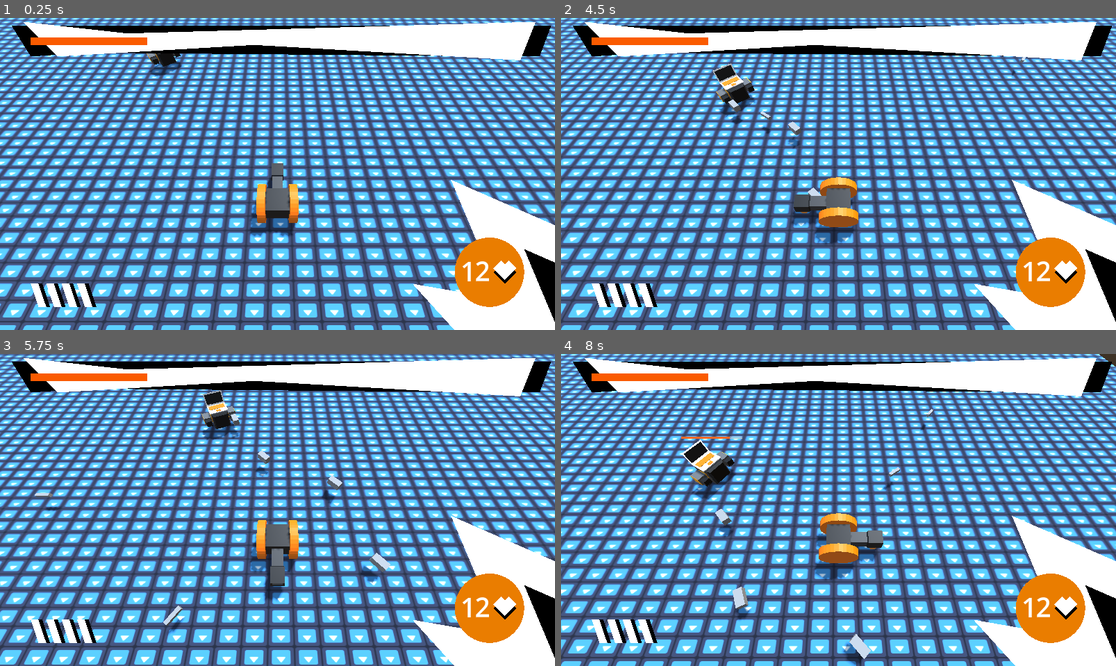
Above: before the commit, frames 1-4 (two rows, left to right).
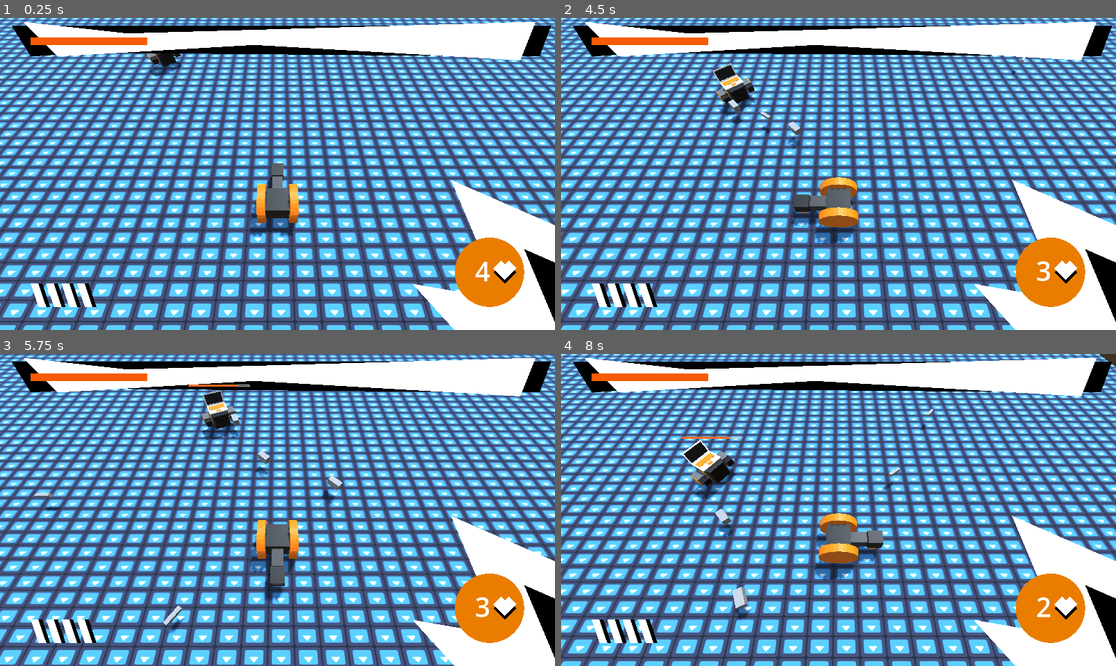
Above: after the commit, the same moments.

Repository: Username4D/Frameclash
Game: Godot game, scene res://scenes/arena_scene.tscn
Two runs of this game, one before a commit and one after it. Both use one fixed random seed, a clock stepped at 60 frames per second and the inputs below. The engine's default icon, where the game draws it, is replaced by a stand-in: a white triangle on a blue panel in a dark square.
Inputs:
- Up to frame 1 (0.25 s): no input
- Up to frame 2 (4.5 s): hold Right (ui_right) 0.53-1.28 s; tap Space (shoot) every 0.75 s from 0.6 to 4.35 s; hold Down (ui_down) 1.28-2.03 s; hold Right (ui_right) 2.03-2.78 s; hold Up (ui_up) 2.78-3.53 s; hold Left (ui_left) from 3.53 s (still down)
- Up to frame 3 (5.75 s): release Left (ui_left) at 5.03 s; hold Down (ui_down) from 5.03 s (still down); tap Space (shoot) at 5.1 s
- Up to frame 4 (8 s): release Down (ui_down) at 5.78 s; hold Right (ui_right) 5.78-6.53 s; tap Space (shoot) at 5.85, 6.6, 7.35 s; hold Up (ui_up) 6.53-7.28 s; hold Right (ui_right) from 7.28 s (still down)

The runs differ from the first frame. In frame 1, 0.2% of the frame differs, in the area x 83-89%, y 77-85%; in frame 2, 0.2%; in frame 3, 0.4%, in the area x 6-89%, y 9-86%; in frame 4, 0.4%.

Commit message:
implemented player dying

Diff:
--- a/scenes/arena_scene.tscn
+++ b/scenes/arena_scene.tscn
@@ -1,10 +1,9 @@
-[gd_scene load_steps=13 format=3 uid="uid://crnc3h3kury05"]
+[gd_scene load_steps=12 format=3 uid="uid://crnc3h3kury05"]
 
 [ext_resource type="PackedScene" uid="uid://dwnj7o6j5hhaf" path="res://scenes/player.tscn" id="1_f05c1"]
 [ext_resource type="Texture2D" uid="uid://byoim7vom3x8w" path="res://icon.svg" id="2_v87wf"]
 [ext_resource type="PackedScene" uid="uid://bm0lcqjq0augx" path="res://scenes/enemy.tscn" id="3_v87wf"]
 [ext_resource type="PackedScene" uid="uid://cxurx5g14168l" path="res://scenes/roller.tscn" id="4_8k0nb"]
-[ext_resource type="PackedScene" uid="uid://23mstw1aagns" path="res://scenes/hud.tscn" id="5_bt4xr"]
 
 [sub_resource type="ProceduralSkyMaterial" id="ProceduralSkyMaterial_8k0nb"]
 sky_horizon_color = Color(0.66224277, 0.6717428, 0.6867428, 1)
@@ -43,6 +42,7 @@
 shadow_enabled = true
 
 [node name="player" parent="." instance=ExtResource("1_f05c1")]
+health = 4
 
 [node name="StaticBody3D" type="StaticBody3D" parent="."]
 collision_layer = 3
@@ -73,5 +73,3 @@
 
 [node name="roller" parent="enemies" instance=ExtResource("4_8k0nb")]
 transform = Transform3D(1, 0, 0, 0, 1, 0, 0, 0, 1, -5, 0, -7)
-
-[node name="hud" parent="." instance=ExtResource("5_bt4xr")]
--- /dev/null
+++ b/scenes/hud.gd
@@ -0,0 +1,6 @@
+extends Node2D
+
+@export var health = 10
+
+func _process(delta: float) -> void:
+	$live_display/Label.text = var_to_str(int(health))
--- a/scenes/hud.tscn
+++ b/scenes/hud.tscn
@@ -1,4 +1,6 @@
-[gd_scene load_steps=5 format=3 uid="uid://23mstw1aagns"]
+[gd_scene load_steps=6 format=3 uid="uid://23mstw1aagns"]
+
+[ext_resource type="Script" uid="uid://bjacrege5mstk" path="res://scenes/hud.gd" id="1_ahhtf"]
 
 [sub_resource type="StyleBoxEmpty" id="StyleBoxEmpty_toqtt"]
 
@@ -11,6 +13,7 @@
 font_size = 52
 
 [node name="hud" type="Node2D"]
+script = ExtResource("1_ahhtf")
 
 [node name="wave_bar" type="Node2D" parent="."]
 position = Vector2(0, -24)
--- a/scenes/player.tscn
+++ b/scenes/player.tscn
@@ -1,14 +1,23 @@
-[gd_scene load_steps=5 format=3 uid="uid://dwnj7o6j5hhaf"]
+[gd_scene load_steps=8 format=3 uid="uid://dwnj7o6j5hhaf"]
 
 [ext_resource type="Script" uid="uid://2jj281qokec6" path="res://scripts/player.gd" id="1_3vyb7"]
 [ext_resource type="PackedScene" uid="uid://s25bbc20wy75" path="res://scenes/bullet.tscn" id="2_g2els"]
 [ext_resource type="PackedScene" uid="uid://dnt8jx63id2k1" path="res://assets/player.glb" id="3_qhqgy"]
+[ext_resource type="PackedScene" uid="uid://23mstw1aagns" path="res://scenes/hud.tscn" id="4_dqkch"]
 
 [sub_resource type="BoxShape3D" id="BoxShape3D_3vyb7"]
+
+[sub_resource type="StandardMaterial3D" id="StandardMaterial3D_7p1mj"]
+transparency = 1
+albedo_color = Color(0.3137255, 0.13725491, 0.03137255, 0.23529412)
+
+[sub_resource type="SphereMesh" id="SphereMesh_dqkch"]
+material = SubResource("StandardMaterial3D_7p1mj")
 
 [node name="player" type="CharacterBody3D" groups=["player"]]
 script = ExtResource("1_3vyb7")
 bullet = ExtResource("2_g2els")
+health = null
 
 [node name="CollisionShape3D" type="CollisionShape3D" parent="."]
 shape = SubResource("BoxShape3D_3vyb7")
@@ -18,3 +27,17 @@
 
 [node name="MeshInstance3D" parent="." instance=ExtResource("3_qhqgy")]
 transform = Transform3D(-2.1855694e-08, 0, 0.5, 0, 0.5, 0, -0.5, 0, -2.1855694e-08, 0, 0, 0)
+
+[node name="hud" parent="." instance=ExtResource("4_dqkch")]
+
+[node name="death_particles" type="CPUParticles3D" parent="."]
+emitting = false
+amount = 16
+one_shot = true
+explosiveness = 1.0
+mesh = SubResource("SphereMesh_dqkch")
+direction = Vector3(0, 2, 0)
+spread = 180.0
+gravity = Vector3(0, -2, 0)
+initial_velocity_min = 1.0
+initial_velocity_max = 2.0
--- a/scenes/roller_bullet.tscn
+++ b/scenes/roller_bullet.tscn
@@ -10,6 +10,7 @@
 
 [node name="bullet" type="Area3D"]
 script = ExtResource("1_myi65")
+enemy = true
 speed = 0.025
 
 [node name="CollisionShape3D" type="CollisionShape3D" parent="."]
@@ -17,3 +18,5 @@
 
 [node name="MeshInstance3D" type="MeshInstance3D" parent="."]
 mesh = SubResource("BoxMesh_gl8o3")
+
+[connection signal="body_entered" from="." to="." method="_on_body_entered"]
--- a/scripts/bullet.gd
+++ b/scripts/bullet.gd
@@ -7,7 +7,9 @@
 	self.position += Vector3(0.0,0.0,speed).rotated(Vector3(0,1,0),self.rotation.y)
 
 func _on_body_entered(body: Node3D) -> void:
+	print("player")
 	if enemy and body.is_in_group("player"):
+
 		if body.health > 0:
 			body.health -= 1
 		self.queue_free()
--- a/scripts/player.gd
+++ b/scripts/player.gd
@@ -3,15 +3,27 @@
 const speed = 120
 
 @export var bullet: PackedScene
+@export var health = 10
+
 var ldirection = Vector2.ZERO
 func _physics_process(delta: float) -> void:
-	var direction = Input.get_vector("ui_left", "ui_right", "ui_down", "ui_up").normalized()
-	ldirection = ldirection.move_toward(direction, 2 * delta)
-	velocity = Vector3(direction.x * speed * delta, velocity.y, direction.y * -1 * speed * delta)
-	if direction.length_squared() > 0:
-		var target_rotation = direction.angle()# - 0.5 * PI
-		$MeshInstance3D.rotation.y = lerp_angle($MeshInstance3D.rotation.y, target_rotation, 0.2)
-	velocity.y -= 1 * delta
+	if health:
+		$hud.health = clamp(health, 0, 100000)
+	if health > 0:
+		var direction = Input.get_vector("ui_left", "ui_right", "ui_down", "ui_up").normalized()
+		ldirection = ldirection.move_toward(direction, 2 * delta)
+		velocity = Vector3(direction.x * speed * delta, velocity.y, direction.y * -1 * speed * delta)
+		if direction.length_squared() > 0:
+			var target_rotation = direction.angle()# - 0.5 * PI
+			$MeshInstance3D.rotation.y = lerp_angle($MeshInstance3D.rotation.y, target_rotation, 0.2)
+	elif health == 0:
+		health = -1
+		$death_particles.emitting = true
+		self.velocity = Vector3(1, 4, 0).rotated(Vector3(0,1,0), randf_range(-PI, PI))
+	else:
+		velocity.z = move_toward(velocity.z, 0, delta * 0.2)
+		velocity.x = move_toward(velocity.x, 0, delta * 0.2)
+	velocity.y -= 2 * delta
 	move_and_slide()
 
 func _input(event: InputEvent) -> void:
Not shown, added: scenes/hud.gd.uid
